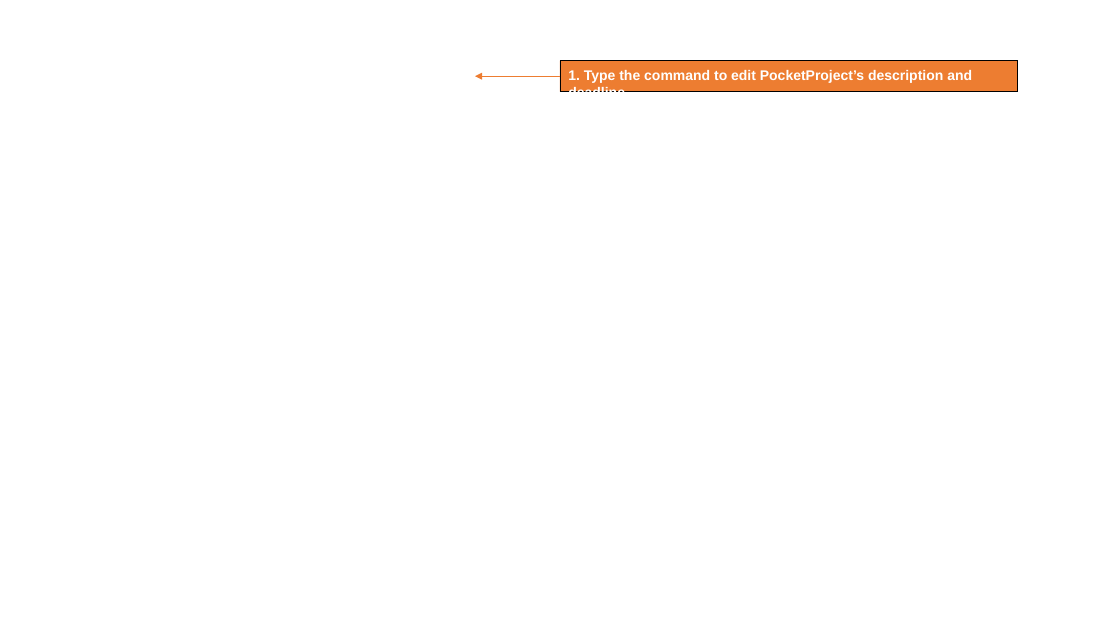
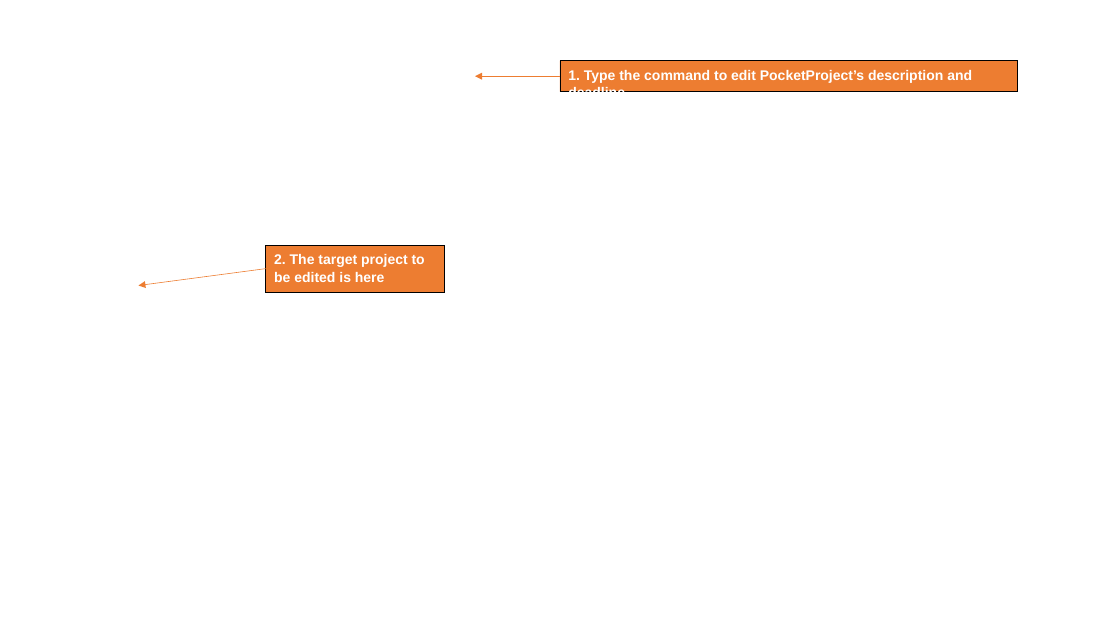
Before and after one commit to shunnizuka/main, a slide deck: slide 1 of docs/diagrams/Shune'sCommand.pptx. Drawn at 1120x630 pixels with LibreOffice and Linux fonts; fonts in the diff are those of the drawing; background and template pictures are left out. Boxes give left, top, right and bottom in pixels: in the first picture for what was removed or moved away, otherwise in the second. Text is boxed around its words. In the diff, an @@ line names an element or a change of style, - is before the commit and + after.

```diff
--- a/docs/diagrams/Shune'sCommand.pptx
+++ b/docs/diagrams/Shune'sCommand.pptx
@@ arrow added from (266, 269) to (139, 286), #ED7D31 0.5 pt @@
@@ rectangle added at [266, 245, 444, 292], fill #ED7D31, outline #000000 0.75 pt, 12 pt, text #FFFFFF, bold @@
+2. The target project to be edited is here
```
Also in this commit, not shown: 6 other slides changed, 1 slide added, 10 other files.
